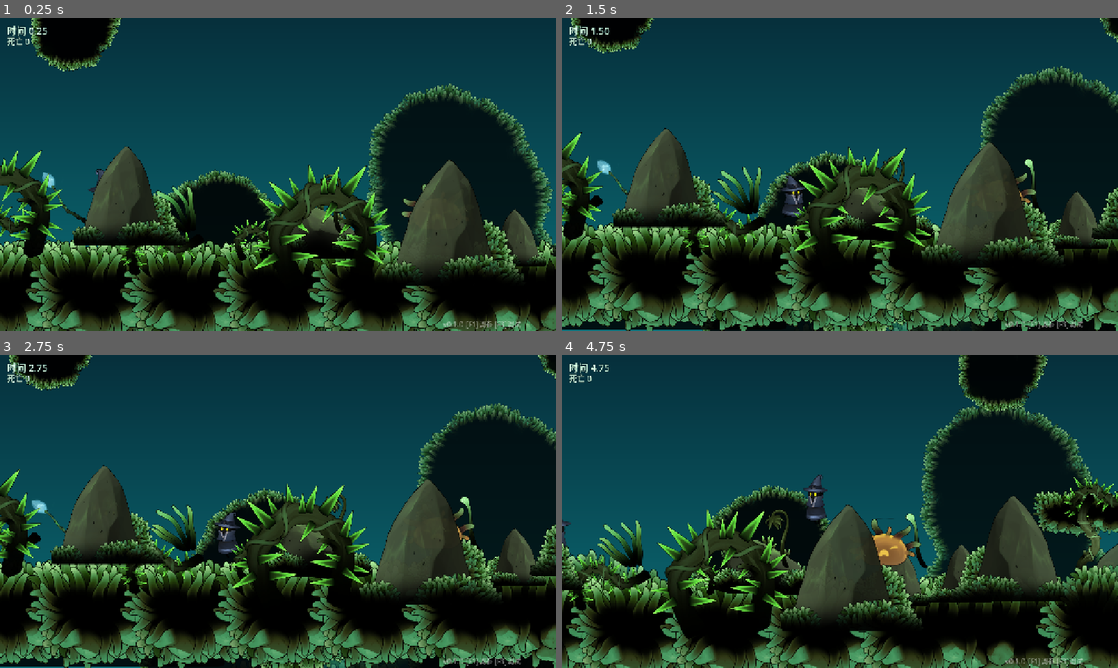
Above: before the commit, frames 1-4 (two rows, left to right).
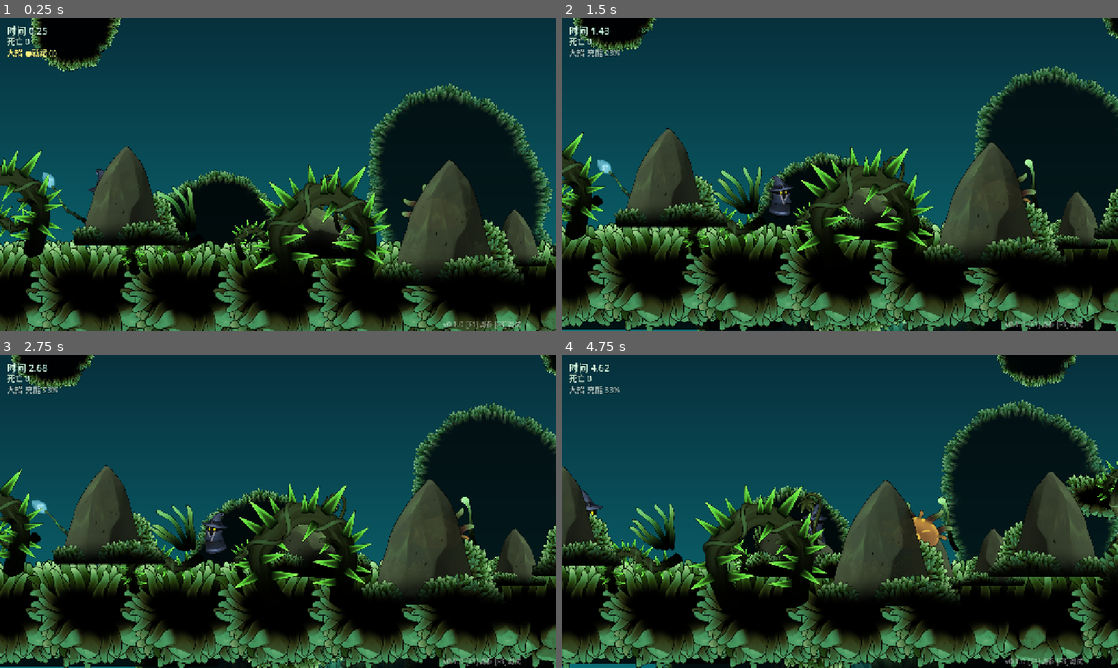
Above: after the commit, the same moments.

Repository: CyberpunkPsychosis/ai-game-engine
Game: Godot game, scene res://scenes/game.tscn
The game is run twice, just before and just after one commit, with the same random seed, the same clock (stepped at 60 frames per second) and the same inputs.
Inputs:
- Up to frame 1 (0.25 s): no input
- Up to frame 2 (1.5 s): tap Enter at 0.5 s; hold D (move_right) from 0.53 s (still down); tap K (dash) at 0.6 s; tap Space (jump) at 0.77 s; tap J (special, bound only after the commit) at 0.8, 1.35 s
- Up to frame 3 (2.75 s): tap Space (jump) at 1.52 s; tap K (dash) at 1.55, 2.1 s; release D (move_right) at 2.03 s; hold A (move_left) from 2.03 s (still down); tap J (special, bound only after the commit) at 2.3 s
- Up to frame 4 (4.75 s): release A (move_left) at 2.78 s; hold D (move_right) 2.78-4.28 s; tap J (special, bound only after the commit) at 2.85, 3.8, 4.35 s; tap Space (jump) at 3.02, 3.77, 4.52 s; tap K (dash) at 3.05, 3.6, 4.55 s; hold A (move_left) from 4.28 s (still down)

The runs differ from the first frame. In frame 1, 0.1% of the frame differs, in the area x 1-11%, y 9-13%; in frame 2, 7.8%; in frame 3, 7.7%; in frame 4, 44%, in the area x 0-100%, y 0-100%.

Commit message:
ult: 主角大招「孢爆 Spore Burst」(引擎内,无GPU/AI)
- spore_burst: 扩散光环+迸发发光孢子(CPUParticles2D)+内层光晕,半秒自毁
- viir: J键放招——刷新冲刺+果冻大拉伸+上浮+顿帧+震屏,带冷却
- game: 注册相机给Juice; HUD 显示大招就绪/充能%
- 新增 special 输入(J/手柄Y); 本地校验:导入/运行/特效均无报错
- 组合方案落地:特效现用引擎粒子(后可换云AI序列帧),角色现用程序摆姿(后可绑骨)

Diff:
--- a/project.godot
+++ b/project.godot
@@ -72,6 +72,13 @@
 ]
 }
 
+special={
+"deadzone": 0.5,
+"events": [Object(InputEventKey,"resource_local_to_scene":false,"resource_name":"","device":-1,"window_id":0,"alt_pressed":false,"shift_pressed":false,"ctrl_pressed":false,"meta_pressed":false,"pressed":false,"keycode":0,"physical_keycode":74,"key_label":0,"unicode":0,"location":0,"echo":false,"script":null)
+, Object(InputEventJoypadButton,"resource_local_to_scene":false,"resource_name":"","device":-1,"button_index":3,"pressure":0.0,"pressed":false,"script":null)
+]
+}
+
 [rendering]
 
 renderer/rendering_method="gl_compatibility"
--- /dev/null
+++ b/scenes/spore_burst.tscn
@@ -0,0 +1,6 @@
+[gd_scene load_steps=2 format=3]
+
+[ext_resource type="Script" path="res://scripts/spore_burst.gd" id="1_burst"]
+
+[node name="SporeBurst" type="Node2D"]
+script = ExtResource("1_burst")
--- a/scripts/game.gd
+++ b/scripts/game.gd
@@ -20,6 +20,7 @@
 var won := false
 var lbl_time: Label
 var lbl_death: Label
+var lbl_ult: Label
 var lbl_win: Label
 
 func _ready() -> void:
@@ -184,12 +185,14 @@
 	cam.limit_right = int(data["world"]["width"])
 	cam.limit_bottom = int(data["world"]["height"])
 	add_child(cam)
+	Juice.register_camera(cam)
 
 # —— HUD ——
 func _build_hud() -> void:
 	var cl := CanvasLayer.new(); cl.layer = 50; add_child(cl)
 	lbl_time = _hud_label(cl, Vector2(16, 12), 22)
 	lbl_death = _hud_label(cl, Vector2(16, 40), 18)
+	lbl_ult = _hud_label(cl, Vector2(16, 66), 18)
 	lbl_win = _hud_label(cl, Vector2(0, 0), 40)
 	lbl_win.set_anchors_preset(Control.PRESET_CENTER)
 	lbl_win.position = Vector2(-160, -40)
@@ -227,6 +230,9 @@
 		time += delta
 		lbl_time.text = "时间 %.2f" % time
 		lbl_death.text = "死亡 %d" % deaths
+		var r: float = player.ult_ratio()
+		lbl_ult.text = "大招 ●就绪 (J)" if r >= 1.0 else "大招 充能 %d%%" % int(r * 100)
+		lbl_ult.add_theme_color_override("font_color", Color(1, 0.95, 0.5) if r >= 1.0 else Color(0.6, 0.7, 0.7))
 	# 重开
 	if Input.is_action_just_pressed("ui_cancel"):
 		get_tree().reload_current_scene()
--- /dev/null
+++ b/scripts/spore_burst.gd
@@ -0,0 +1,37 @@
+extends Node2D
+## 孢爆特效：扩散光环 + 向外迸发的发光孢子粒子 + 内层光晕，约半秒后自毁。
+
+@export var dur := 0.55
+@export var max_r := 340.0
+var _t := 0.0
+
+func _ready() -> void:
+	z_index = 30
+	var p := CPUParticles2D.new()
+	p.emitting = true
+	p.one_shot = true
+	p.explosiveness = 0.92
+	p.amount = 70
+	p.lifetime = 0.7
+	p.direction = Vector2(0, -1)
+	p.spread = 180.0
+	p.initial_velocity_min = 240.0
+	p.initial_velocity_max = 560.0
+	p.gravity = Vector2(0, 320)
+	p.scale_amount_min = 2.0
+	p.scale_amount_max = 6.0
+	p.color = Color(0.78, 1.0, 0.82, 0.95)
+	add_child(p)
+
+func _process(delta: float) -> void:
+	_t += delta
+	queue_redraw()
+	if _t >= dur:
+		queue_free()
+
+func _draw() -> void:
+	var k: float = clampf(_t / dur, 0.0, 1.0)
+	var r: float = max_r * ease(k, 0.4)        # 先快后慢扩散
+	var a: float = 1.0 - k
+	draw_circle(Vector2.ZERO, r * 0.62, Color(0.6, 1.0, 0.8, a * 0.22))          # 内层光晕
+	draw_arc(Vector2.ZERO, r, 0.0, TAU, 56, Color(0.85, 1.0, 0.88, a * 0.9), 8.0 * (1.0 - k) + 2.0, true)  # 冲击光环
--- a/scripts/viir.gd
+++ b/scripts/viir.gd
@@ -30,6 +30,14 @@
 @export var jelly_dash := 0.30       ## 冲刺横向拉伸量
 @export var jelly_stiffness := 240.0 ## 弹簧刚度(越大回弹越快)
 @export var jelly_damping := 10.0    ## 阻尼(越小抖得越久=越Q)
+
+@export_group("大招 · 孢爆")
+@export var ult_cooldown := 2.5      ## 冷却(秒)
+@export var ult_pop := -260.0        ## 放招时的上浮初速
+@export var ult_jelly := 0.6         ## 放招的果冻拉伸量
+
+const SPORE_BURST := preload("res://scenes/spore_burst.tscn")
+var _ult_cd := 0.0
 
 const _BASE := 0.58
 var _deform := 0.0       # >0 竖向拉长, <0 压扁变宽
@@ -99,6 +107,12 @@
 		_deform_vel = 0.0
 	_was_floor = on_floor
 
+	# —— 大招冷却 + 触发 ——
+	_ult_cd = maxf(_ult_cd - delta, 0.0)
+	if Input.is_action_just_pressed("special") and _ult_cd <= 0.0:
+		_cast_ultimate()
+		return
+
 	# —— 冲刺进行中 ——
 	if _dashing > 0.0:
 		_dashing -= delta
@@ -161,6 +175,21 @@
 		if spr.animation != "idle": spr.play("idle")
 	spr.flip_h = _facing < 0
 
+func _cast_ultimate() -> void:
+	_ult_cd = ult_cooldown
+	_dashes = 1                          # 放招即刷新冲刺(连段起手)
+	_dashing = 0.0
+	_deform = ult_jelly                  # 大幅果冻拉伸
+	velocity = Vector2(velocity.x * 0.2, ult_pop)
+	var b := SPORE_BURST.instantiate()
+	b.global_position = global_position
+	get_parent().add_child(b)
+	Juice.shake(12.0)
+	Juice.hitstop(0.07)
+
+func ult_ratio() -> float:
+	return clampf(1.0 - _ult_cd / ult_cooldown, 0.0, 1.0)
+
 func bounce() -> void:
 	velocity.y = bounce_velocity
 	_dashes = 1
